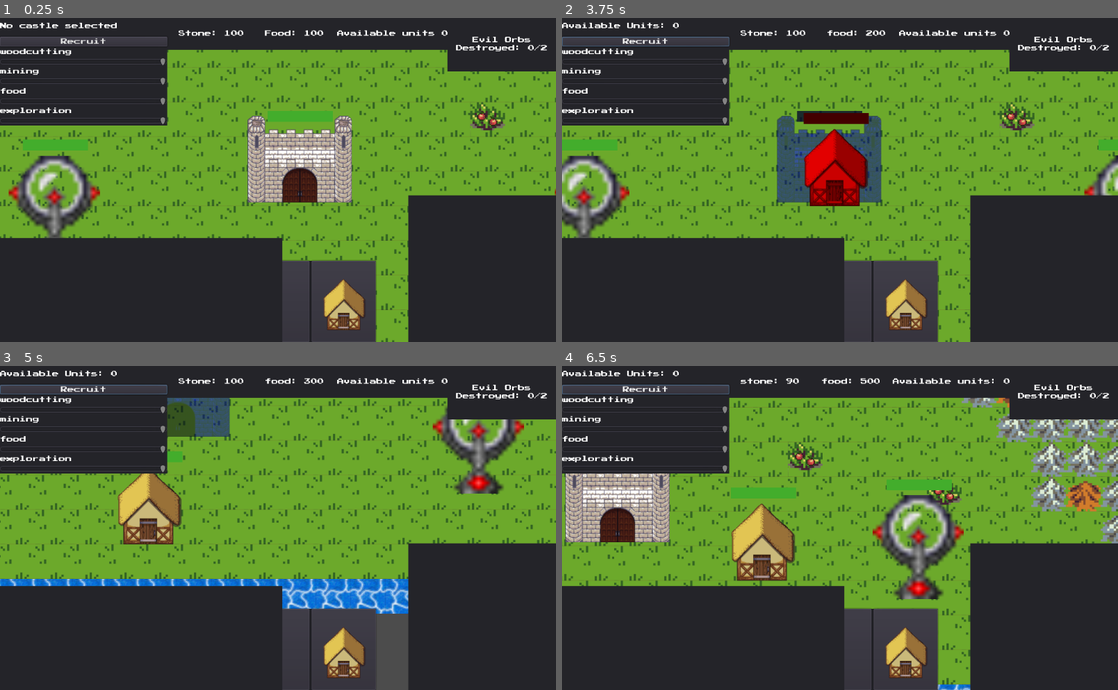
Above: before the commit, frames 1-4 (two rows, left to right).
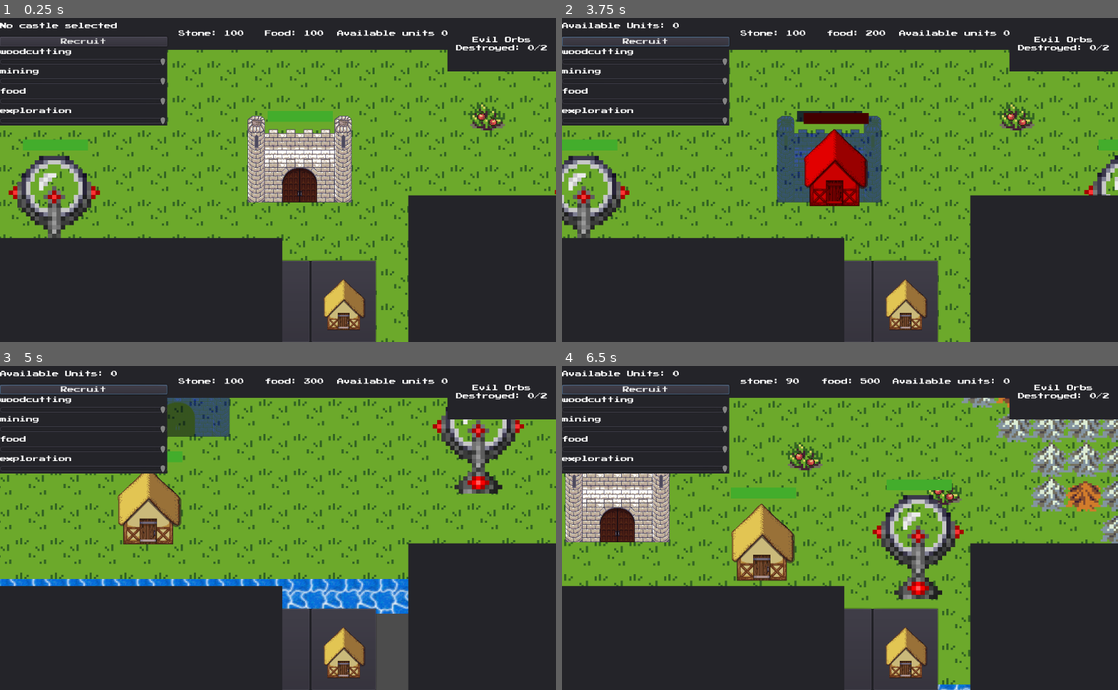
Above: after the commit, the same moments.

Repository: miczoc98/StrategyGame
Game: Godot game, scene res://environment/Environment.tscn
Same seed, same stepped clock (60 frames per second), same inputs: the game is played once before the commit and once after it. The engine's default icon, where the game draws it, is replaced by a stand-in: a white triangle on a blue panel in a dark square.
Inputs (mouse positions are in pixels of both pictures, inside the frame that each line leads up to):
- Up to frame 1 (0.25 s): no input
- Up to frame 2 (3.75 s): click (773, 299) at 0.5 s; click (840, 299) at 1.25 s; click (906, 299) at 2 s; click "Recruit" at 2.75 s; tap Enter at 3.5 s; move the mouse to (862, 186) at 3.52 s; hold D from 3.53 s (still down); tap F (f) at 3.6 s; click (862, 186) at 3.67 s
- Up to frame 3 (5 s): move the mouse to (166, 544) at 4.27 s; release D at 4.28 s; hold S from 4.28 s (still down); tap F (f) at 4.35 s
- Up to frame 4 (6.5 s): move the mouse to (895, 456) at 5.02 s; release S at 5.03 s; hold D 5.03-5.78 s; click (895, 456) at 5.1 s; tap F (f) at 5.3, 6.05 s; move the mouse to (812, 592) at 5.77 s; hold W from 5.78 s (still down); right-click (812, 592) at 5.85 s; click (812, 592) at 5.92 s

The runs differ from the first frame. In frame 1, 2.3% of the frame differs, in the area x 1-100%, y 26-96%; in frame 2, 1.3%; in frame 3, 1.2%; in frame 4, 2.5%, in the area x 0-100%, y 9-100%.

Commit message:
add title screen

Diff:
--- a/GameController.gd
+++ b/GameController.gd
@@ -4,13 +4,17 @@
 var _all_orbs_count
 
 func _ready():
+	GlobalMediator.subscribe("map_loaded", funcref(self, "_on_map_loaded"))
+
+func get_orb_count():
+	return _orbs.size()
+
+func _on_map_loaded():
 	_orbs = get_tree().get_nodes_in_group("evil_orb")
 	for orb in _orbs:
 		orb.connect("destroyed", self, "_on_orb_destroyed")
 	_all_orbs_count = _orbs.size()
-
-func get_orb_count():
-	return _orbs.size()
+	GlobalMediator.action("orb_status_changed", [_orbs.size(), _all_orbs_count])
 
 func _on_orb_destroyed(orb):
 	_orbs.erase(orb)
--- a/environment/Environment.gd
+++ b/environment/Environment.gd
@@ -0,0 +1,8 @@
+extends Node2D
+
+var children = []
+
+func _ready():
+	yield(get_tree(), "idle_frame")
+
+	GlobalMediator.action("map_loaded")
--- a/environment/Environment.tscn
+++ b/environment/Environment.tscn
@@ -23,11 +23,13 @@
 [ext_resource path="res://player/controllers/BuildingSelector.gd" type="Script" id=21]
 [ext_resource path="res://player/Player.gd" type="Script" id=22]
 [ext_resource path="res://environment/GUI.gd" type="Script" id=23]
+[ext_resource path="res://environment/Environment.gd" type="Script" id=24]
 [ext_resource path="res://Cheats.gd" type="Script" id=25]
 [ext_resource path="res://player/GUI/objective/Objective.tscn" type="PackedScene" id=27]
 [ext_resource path="res://buildings/evil_orb/EvilOrb.tscn" type="PackedScene" id=28]
 
 [node name="Environment" type="Node2D"]
+script = ExtResource( 24 )
 
 [node name="Cheats" type="Node2D" parent="."]
 script = ExtResource( 25 )
--- a/environment/GUI.gd
+++ b/environment/GUI.gd
@@ -1,4 +1,9 @@
 extends Node2D
 
+var end_screen = preload("res://player/GUI/end_screen/EndScreen.tscn")
+
 func _ready():
-	yield(get_parent(), "ready")
+	GlobalMediator.subscribe("game_won", funcref(self, "_on_game_won"))
+
+func _on_game_won():
+	add_child(end_screen.instance())
--- a/player/GUI/end_screen/EndScreen.gd
+++ b/player/GUI/end_screen/EndScreen.gd
@@ -1,4 +1,4 @@
 extends CanvasLayer
 
 func _on_Button_button_up():
-	get_tree().change_scene()
+	get_tree().change_scene("res://title_screen/TitleScreen.tscn")
--- a/player/GUI/end_screen/EndScreen.tscn
+++ b/player/GUI/end_screen/EndScreen.tscn
@@ -43,7 +43,7 @@
 margin_bottom = 18.0
 grow_horizontal = 2
 grow_vertical = 2
-text = "Return to main menu"
+text = "Return to title screen"
 __meta__ = {
 "_edit_use_anchors_": false
 }
--- a/player/GUI/objective/Objective.gd
+++ b/player/GUI/objective/Objective.gd
@@ -1,13 +1,11 @@
 extends PlayerGUI
+
 
 func _ready():
 	yield(get_tree().get_nodes_in_group("player_controller")[0], "ready")
 	GlobalMediator.subscribe("orb_status_changed", funcref(self, "_on_orb_status_changed"))
 
-	var orb_count = GameController.get_orb_count()
-	_on_orb_status_changed(0, orb_count)
-
 
 func _on_orb_status_changed(orbs, all_orbs):
 	$Panel/RichTextLabel.text = "Evil Orbs Destroyed: "\
-		+ str(orbs) + "/" + str(all_orbs)
+		+ str(all_orbs - orbs) + "/" + str(all_orbs)
--- a/player/GUI/unit_assignment/UnitAssignment.gd
+++ b/player/GUI/unit_assignment/UnitAssignment.gd
@@ -74,7 +74,11 @@
 
 
 func _on_castle_selected(castle: Castle):
+	if _unit_controller == castle.get_unit_controller():
+		return
+
 	_unit_controller = castle.get_unit_controller()
+
 	var assignments = _unit_controller.get_requested_assignment()
 	var unit_count = _unit_controller.get_unit_count()
 
--- a/project.godot
+++ b/project.godot
@@ -254,6 +254,29 @@
 
 theme/custom="res://default.tres"
 
+[importer_defaults]
+
+texture={
+"compress/bptc_ldr": 0,
+"compress/hdr_mode": 0,
+"compress/lossy_quality": 0.7,
+"compress/mode": 0,
+"compress/normal_map": 0,
+"detect_3d": true,
+"flags/anisotropic": false,
+"flags/filter": false,
+"flags/mipmaps": false,
+"flags/repeat": 0,
+"flags/srgb": 2,
+"process/HDR_as_SRGB": false,
+"process/fix_alpha_border": false,
+"process/invert_color": false,
+"process/premult_alpha": false,
+"size_limit": 0,
+"stream": false,
+"svg/scale": 1.0
+}
+
 [input]
 
 primary_action={
--- /dev/null
+++ b/title_screen/TitleScreen.gd
@@ -0,0 +1,4 @@
+extends CanvasLayer
+
+func _on_start_button_up():
+	get_tree().change_scene("res://environment/Environment.tscn")
--- a/title_screen/TitleScreen.tscn
+++ b/title_screen/TitleScreen.tscn
@@ -1,42 +1,30 @@
-[gd_scene load_steps=6 format=2]
+[gd_scene load_steps=5 format=2]
 
-[ext_resource path="res://title_screen/background/parallax-mountain-bg.png" type="Texture" id=1]
-[ext_resource path="res://title_screen/background/parallax-mountain-foreground-trees.png" type="Texture" id=2]
-[ext_resource path="res://title_screen/background/parallax-mountain-montain-far.png" type="Texture" id=3]
-[ext_resource path="res://title_screen/background/parallax-mountain-mountains.png" type="Texture" id=4]
-[ext_resource path="res://title_screen/background/parallax-mountain-trees.png" type="Texture" id=5]
+[ext_resource path="res://title_screen/background/background.tres" type="Texture" id=1]
+[ext_resource path="res://PressStart2P-vaV7.ttf" type="DynamicFontData" id=2]
+[ext_resource path="res://title_screen/TitleScreen.gd" type="Script" id=3]
 
-[node name="TitleScreen" type="ParallaxBackground"]
+[sub_resource type="DynamicFont" id=1]
+size = 35
+outline_size = 3
+outline_color = Color( 0, 0, 0, 1 )
+font_data = ExtResource( 2 )
 
-[node name="ParallaxLayer" type="ParallaxLayer" parent="."]
-position = Vector2( 513.028, 300.959 )
+[node name="TitleScreen" type="CanvasLayer"]
+follow_viewport_enable = true
+script = ExtResource( 3 )
 
-[node name="Sprite" type="Sprite" parent="ParallaxLayer"]
+[node name="Panel2" type="TextureRect" parent="."]
+anchor_right = 1.0
+anchor_bottom = 1.0
+margin_top = -300.0
+margin_bottom = 124.0
 texture = ExtResource( 1 )
-
-[node name="ParallaxLayer2" type="ParallaxLayer" parent="."]
-position = Vector2( 513.028, 300.959 )
-
-[node name="Sprite" type="Sprite" parent="ParallaxLayer2"]
-texture = ExtResource( 2 )
-
-[node name="ParallaxLayer3" type="ParallaxLayer" parent="."]
-position = Vector2( 513.028, 300.959 )
-
-[node name="Sprite" type="Sprite" parent="ParallaxLayer3"]
-texture = ExtResource( 3 )
-
-[node name="ParallaxLayer4" type="ParallaxLayer" parent="."]
-position = Vector2( 513.028, 300.959 )
-
-[node name="Sprite" type="Sprite" parent="ParallaxLayer4"]
-texture = ExtResource( 4 )
-
-[node name="ParallaxLayer5" type="ParallaxLayer" parent="."]
-position = Vector2( 513.028, 300.959 )
-
-[node name="Sprite" type="Sprite" parent="ParallaxLayer5"]
-texture = ExtResource( 5 )
+expand = true
+stretch_mode = 1
+__meta__ = {
+"_edit_use_anchors_": false
+}
 
 [node name="Button" type="Button" parent="."]
 anchor_left = 0.5
@@ -51,3 +39,21 @@
 __meta__ = {
 "_edit_use_anchors_": false
 }
+
+[node name="Label" type="Label" parent="."]
+anchor_left = 0.5
+anchor_top = 0.5
+anchor_right = 0.5
+anchor_bottom = 0.5
+margin_left = -200.0
+margin_top = -214.95
+margin_right = 200.0
+margin_bottom = -179.95
+custom_fonts/font = SubResource( 1 )
+custom_colors/font_color = Color( 0.815686, 0.623529, 0.623529, 1 )
+text = "Wake of Evil"
+__meta__ = {
+"_edit_use_anchors_": false
+}
+
+[connection signal="button_up" from="Button" to="." method="_on_start_button_up"]
--- /dev/null
+++ b/title_screen/background/background.tres
@@ -0,0 +1,84 @@
+[gd_resource type="AnimatedTexture" load_steps=17 format=2]
+
+[sub_resource type="StreamTexture" id=1]
+load_path = "res://.import/castleinthedark-0.png-8a9923c7a2f2a4941ab64e47dbb38d2a.stex"
+
+[sub_resource type="StreamTexture" id=2]
+load_path = "res://.import/castleinthedark-1.png-7fc333d8ab64a8ac3c77e7df751678ae.stex"
+
+[sub_resource type="StreamTexture" id=3]
+load_path = "res://.import/castleinthedark-10.png-2905d440d64dd005eef0b26b778d8cc7.stex"
+
+[sub_resource type="StreamTexture" id=4]
+load_path = "res://.import/castleinthedark-11.png-84c418b4f3f7e0e2e51342b8b4974c55.stex"
+
+[sub_resource type="StreamTexture" id=5]
+load_path = "res://.import/castleinthedark-12.png-cbf8dc4fb1709645ec65e97093585375.stex"
+
+[sub_resource type="StreamTexture" id=6]
+load_path = "res://.import/castleinthedark-13.png-7e5b608c6c00e8dd96beab8c2b703108.stex"
+
+[sub_resource type="StreamTexture" id=7]
+load_path = "res://.import/castleinthedark-14.png-164e3d2c753a58342986d14cff3de6ab.stex"
+
+[sub_resource type="StreamTexture" id=8]
+load_path = "res://.import/castleinthedark-15.png-4c7b7996957d213bb95e4297a96cc7b4.stex"
+
+[sub_resource type="StreamTexture" id=9]
+load_path = "res://.import/castleinthedark-2.png-8a00d0a8b1b98bd5e87fe51448a2eb1e.stex"
+
+[sub_resource type="StreamTexture" id=10]
+load_path = "res://.import/castleinthedark-3.png-8fe45e2a82d7fa37fb060f9b40f6ec7f.stex"
+
+[sub_resource type="StreamTexture" id=11]
+load_path = "res://.import/castleinthedark-4.png-6401f1b2a3ae3c14700cfaef2106cab5.stex"
+
+[sub_resource type="StreamTexture" id=12]
+load_path = "res://.import/castleinthedark-5.png-f4391d120464be4b0f535eb67fcc53eb.stex"
+
+[sub_resource type="StreamTexture" id=13]
+load_path = "res://.import/castleinthedark-6.png-a503eeff9993a49ab4d50c02871853fe.stex"
+
+[sub_resource type="StreamTexture" id=14]
+load_path = "res://.import/castleinthedark-7.png-aba2ba4d42a465c18cdc673a118917e9.stex"
+
+[sub_resource type="StreamTexture" id=15]
+load_path = "res://.import/castleinthedark-8.png-96e04b558e506b5b4eaa57b9ffbd8297.stex"
+
+[sub_resource type="StreamTexture" id=16]
+load_path = "res://.import/castleinthedark-9.png-716d9cc795a61611e8626639c8ad670b.stex"
+
+[resource]
+frames = 16
+fps = 8.0
+frame_0/texture = SubResource( 1 )
+frame_1/texture = SubResource( 2 )
+frame_1/delay_sec = 0.0
+frame_2/texture = SubResource( 9 )
+frame_2/delay_sec = 0.0
+frame_3/texture = SubResource( 10 )
+frame_3/delay_sec = 0.0
+frame_4/texture = SubResource( 11 )
+frame_4/delay_sec = 0.0
+frame_5/texture = SubResource( 12 )
+frame_5/delay_sec = 0.0
+frame_6/texture = SubResource( 13 )
+frame_6/delay_sec = 0.0
+frame_7/texture = SubResource( 14 )
+frame_7/delay_sec = 0.0
+frame_8/texture = SubResource( 15 )
+frame_8/delay_sec = 0.0
+frame_9/texture = SubResource( 16 )
+frame_9/delay_sec = 0.0
+frame_10/texture = SubResource( 3 )
+frame_10/delay_sec = 0.0
+frame_11/texture = SubResource( 4 )
+frame_11/delay_sec = 0.0
+frame_12/texture = SubResource( 5 )
+frame_12/delay_sec = 0.0
+frame_13/texture = SubResource( 6 )
+frame_13/delay_sec = 0.0
+frame_14/texture = SubResource( 7 )
+frame_14/delay_sec = 0.0
+frame_15/texture = SubResource( 8 )
+frame_15/delay_sec = 0.0
Not shown: 1 places in environment/Environment.tscn that only renumber resources
Binary file added: title_screen/background/castleinthedark-0.png
Binary file added: title_screen/background/castleinthedark-1.png
Binary file added: title_screen/background/castleinthedark-10.png
Binary file added: title_screen/background/castleinthedark-11.png
Binary file added: title_screen/background/castleinthedark-12.png
Binary file added: title_screen/background/castleinthedark-13.png
Binary file added: title_screen/background/castleinthedark-14.png
Binary file added: title_screen/background/castleinthedark-15.png
Binary file added: title_screen/background/castleinthedark-2.png
Binary file added: title_screen/background/castleinthedark-3.png
Binary file added: title_screen/background/castleinthedark-4.png
(and 5 more such lines)
